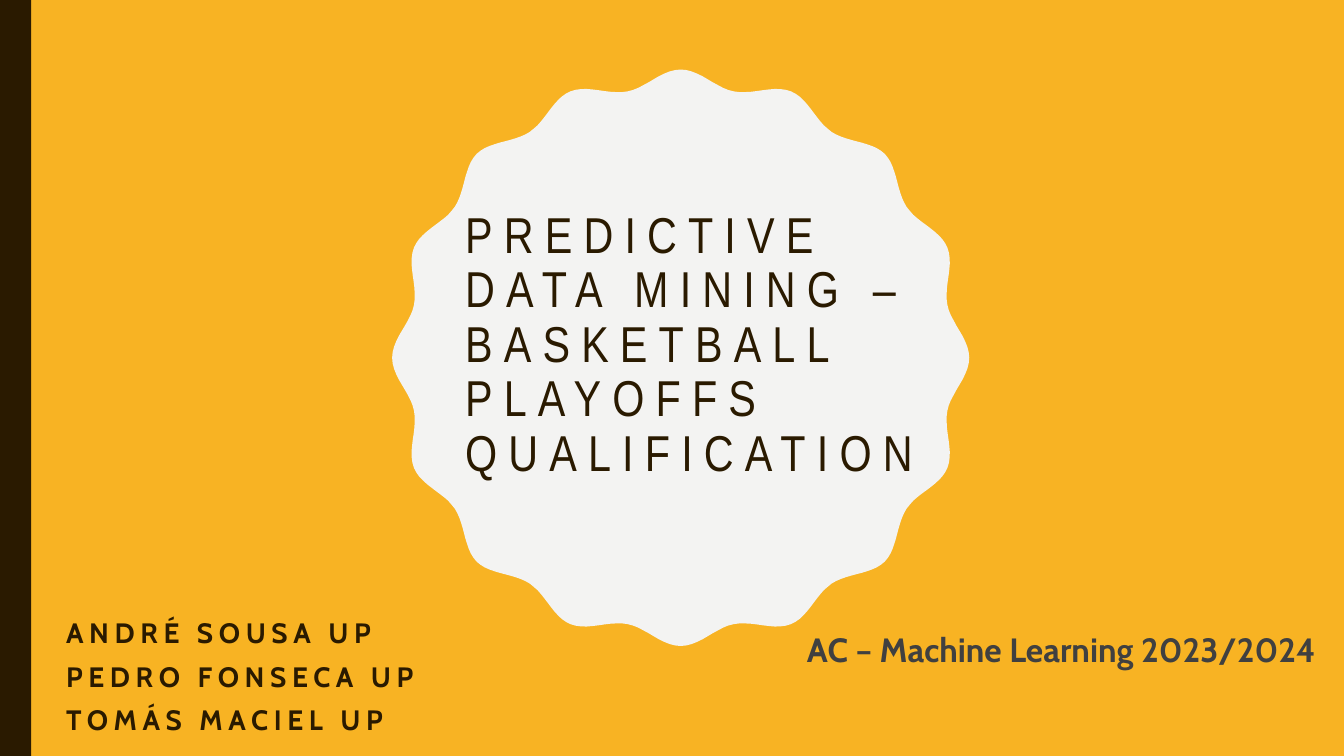
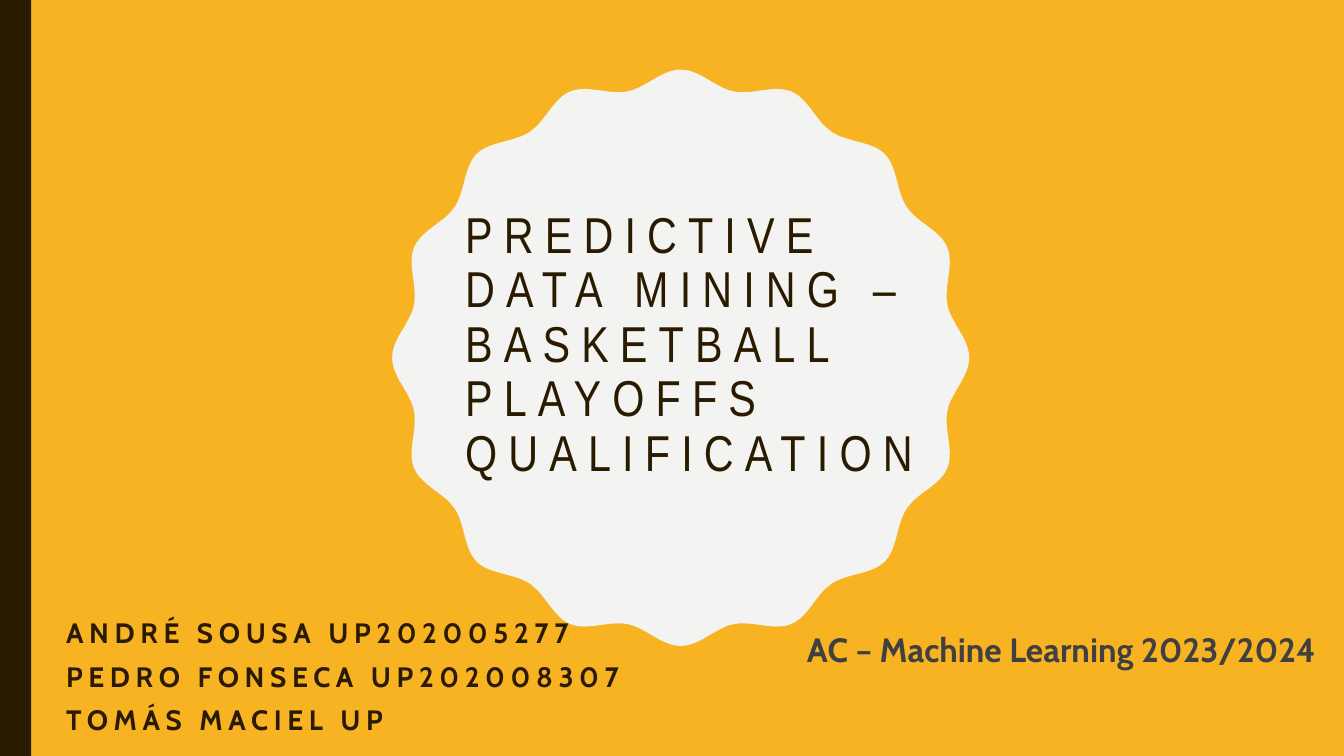
Before and after one commit to afs202005277/AC, a slide deck: slide 1 of ppt projeto.pptx. Drawn at 1344x756 pixels with LibreOffice and Linux fonts; fonts in the diff are those of the drawing. Boxes give left, top, right and bottom in pixels: in the first picture for what was removed or moved away, otherwise in the second. Text is boxed around its words. In the diff, an @@ line names an element or a change of style, - is before the commit and + after.

```diff
--- a/ppt projeto.pptx
+++ b/ppt projeto.pptx
@@ subtitle at (66, 620, 619, 688): text changed @@
-ANDRÉ SOUSA UP
-PEDRO FONSECA UP
+ANDRÉ SOUSA UP202005277
+PEDRO FONSECA UP202008307
```
Also in this commit, not shown: 5 other slides changed, 1 slide added, 1 slide removed.
